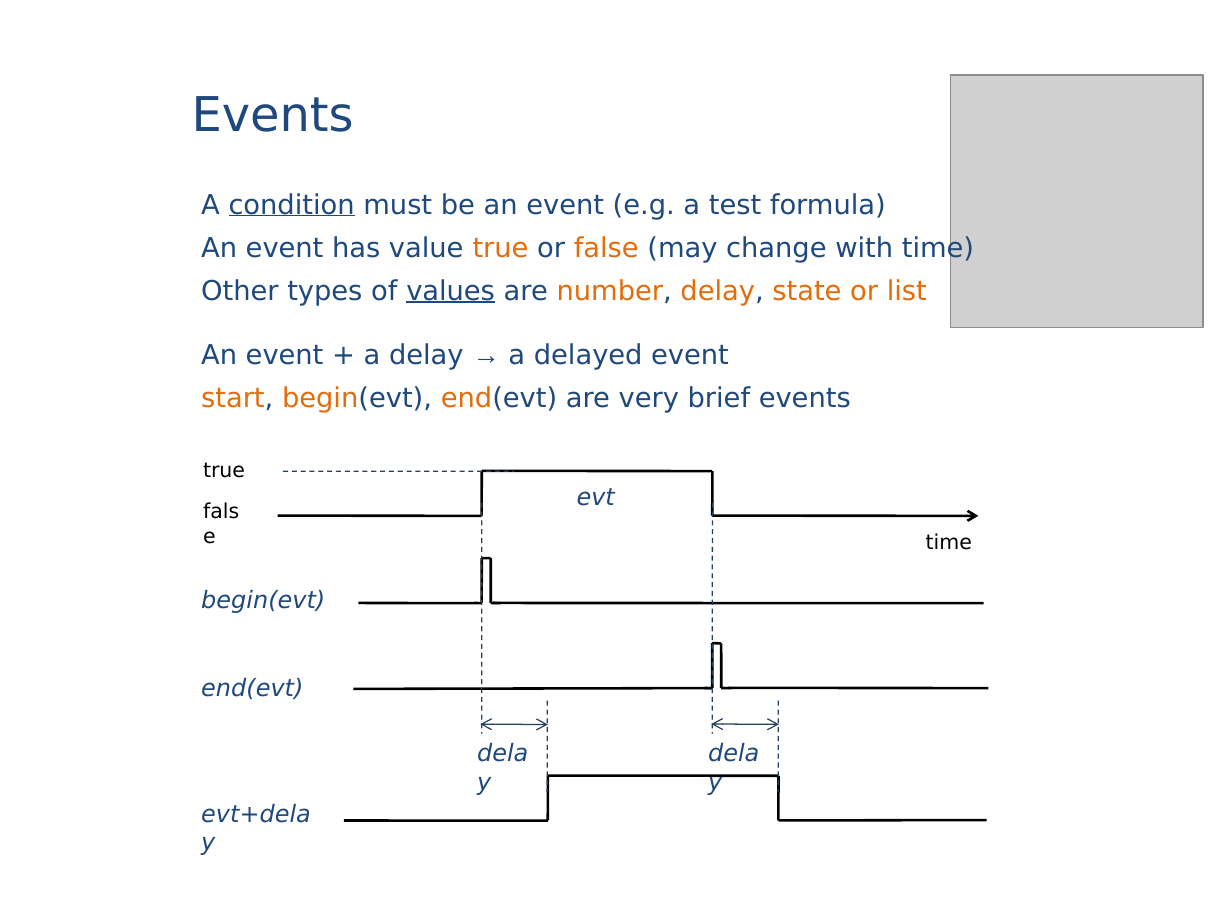
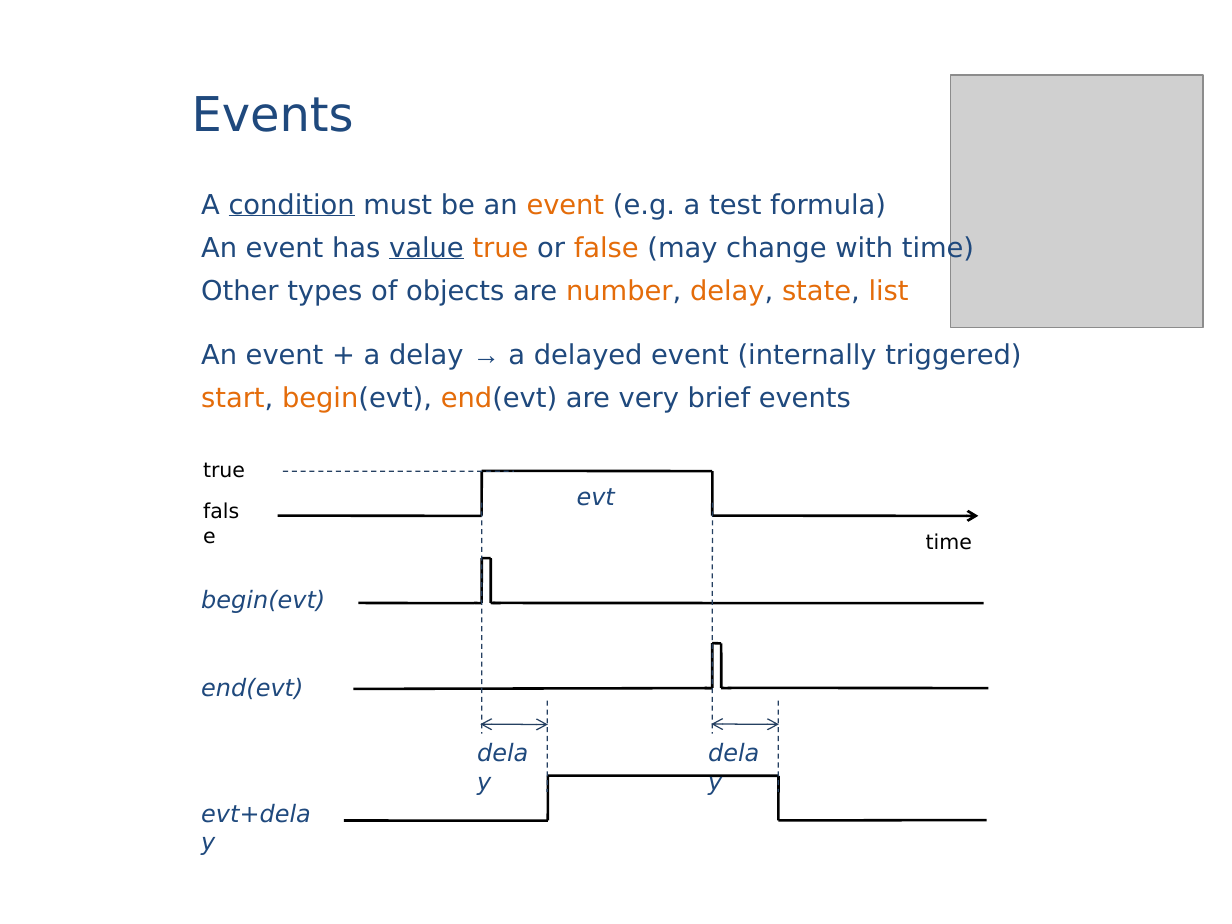
Before and after one commit to MarchandAlain/Whand, a slide deck: slide 10 of Introduction to Whand.ppt (slide 11 before the commit). Drawn at 1232x924 pixels with LibreOffice and Linux fonts; fonts in the diff are those of the drawing; grey boxes stand for pictures. Boxes give left, top, right and bottom in pixels: in the first picture for what was removed or moved away, otherwise in the second. Text is boxed around its words. In the diff, an @@ line names an element or a change of style, - is before the commit and + after.

```diff
--- a/Introduction to Whand.ppt
+++ b/Introduction to Whand.ppt
@@ text at box(201, 193, 974, 263): text colour #1F497D to #E46C0A in "event"; underline on in "value" @@
@@ text at box(201, 279, 1021, 370): text changed @@
-Other types of values are number, delay, state or list
-An event + a delay → a delayed event
+Other types of objects are number, delay, state, list
+An event + a delay → a delayed event (internally triggered)
```
Also in this commit, not shown: 15 other slides changed, 1 slide added.
